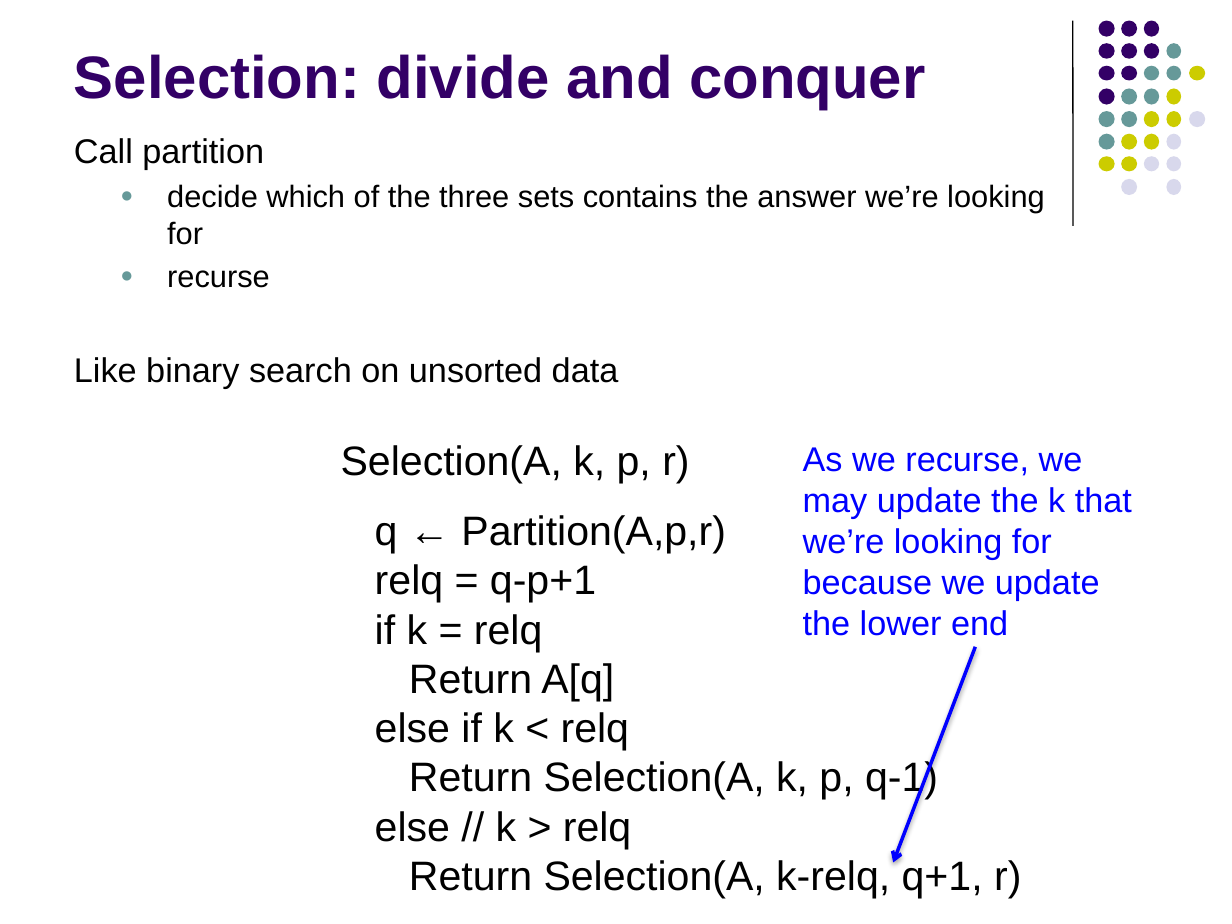
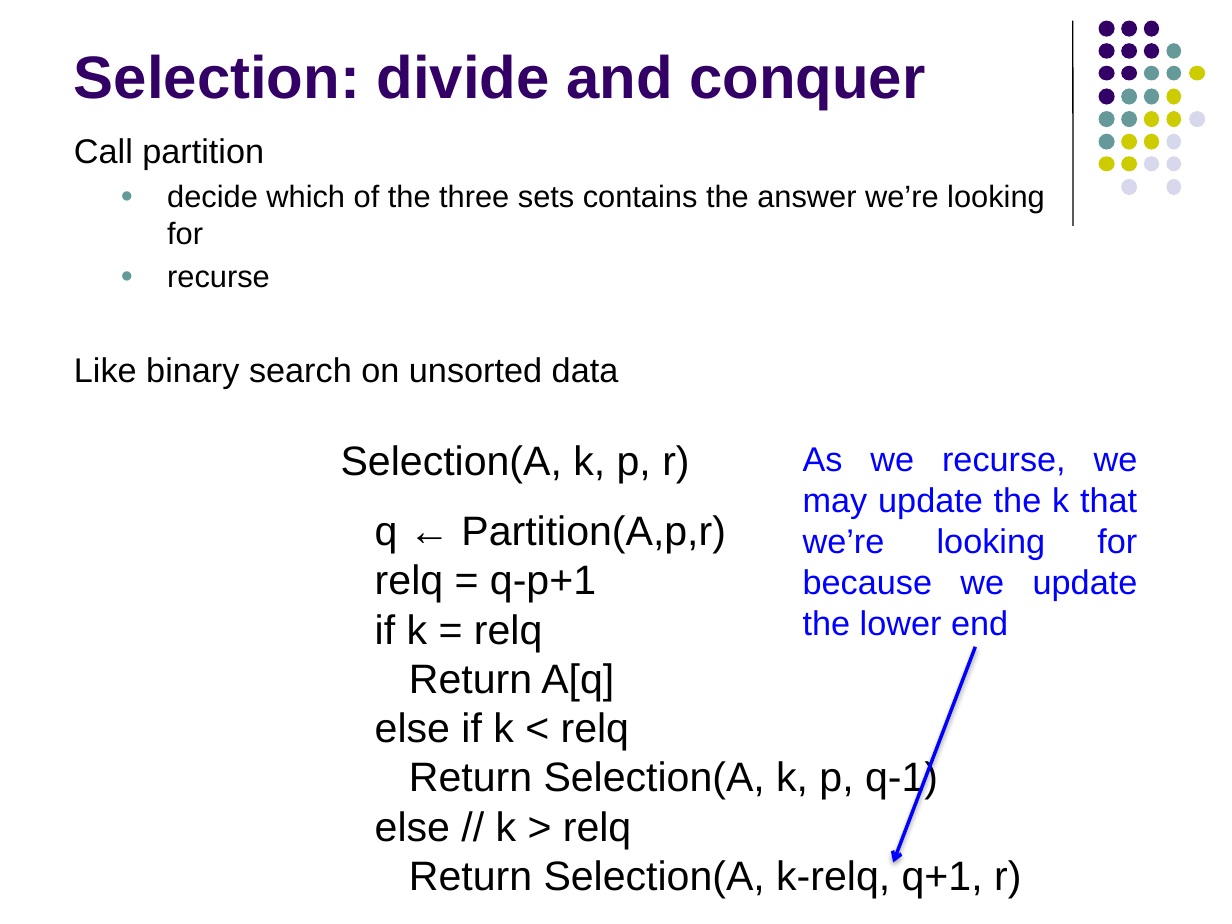
Before and after one commit to Collins-kariuk/Algorithms, a slide deck: slide 19 of Lectures/Lecture 06_Order Statistics.pptx. Drawn at 1232x924 pixels with LibreOffice and Linux fonts; fonts in the diff are those of the drawing. Boxes give left, top, right and bottom in pixels: in the first picture for what was removed or moved away, otherwise in the second. Text is boxed around its words. In the diff, an @@ line names an element or a change of style, - is before the commit and + after.

```diff
--- a/Lectures/Lecture 06_Order Statistics.pptx
+++ b/Lectures/Lecture 06_Order Statistics.pptx
@@ text "As we recurse, we may ..." at (803,447,1138,636): alignment left to justified @@
```
Also in this commit, not shown: 8 other slides changed.
